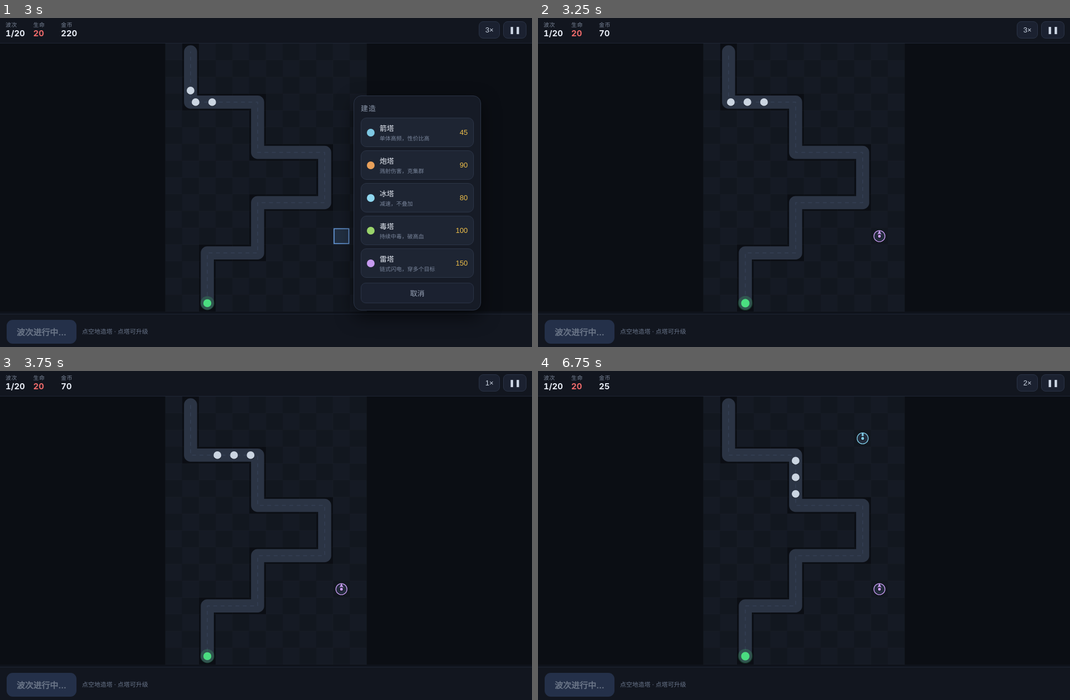
Above: before the commit, frames 1-4 (two rows, left to right).
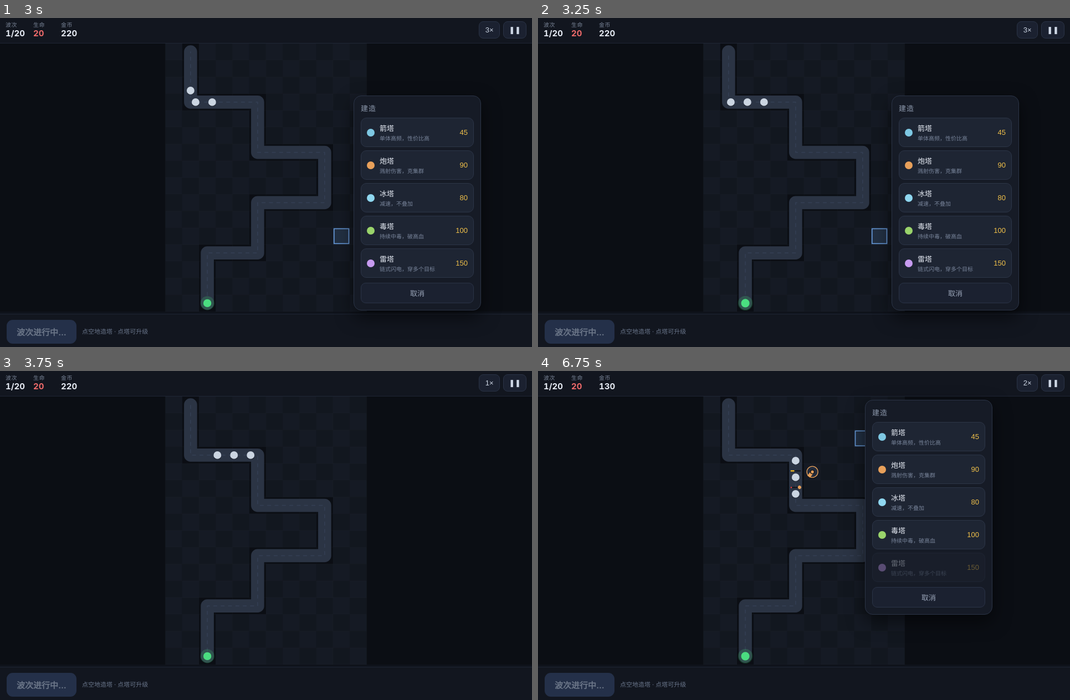
Above: after the commit, the same moments.

Repository: 874710672-collab/td-game
Game: browser game, page index.html
The game is run twice, just before and just after one commit, with the same random seed, the same clock (stepped at 60 frames per second) and the same inputs.
Inputs (mouse positions are in pixels of both pictures, inside the frame that each line leads up to):
- Up to frame 1 (3 s): click "开始第 1 波" at 0.27 s; click (266, 205) at 1.07 s; click "❚❚" at 1.27 s; click (159, 152) at 1.67 s; click "▶" at 1.77 s; click "1×" at 1.87 s; click (372, 136) at 2.27 s; click "2×" at 2.47 s; click (345, 231) at 2.87 s
- Up to frame 2 (3.25 s): click "雷塔 链式闪电，穿多个目标 150" at 3.07 s
- Up to frame 3 (3.75 s): click (133, 598) at 3.47 s; click "3×" at 3.67 s
- Up to frame 4 (6.75 s): click (804, 476) at 4.07 s; click (873, 568) at 4.27 s, where only the run after the commit has a clickable "雷塔 链式闪电，穿多个目标 150"; click (873, 469) at 4.52 s, where only the run after the commit has a clickable "炮塔 溅射伤害，克集群 90"; click (963, 545) at 4.67 s; click "❚❚" at 4.87 s; click (644, 532) at 5.27 s; click "1×" at 5.47 s; click (750, 627) at 5.87 s; click "▶" at 6.07 s; click (857, 436) at 6.47 s; click "箭塔 单体高频，性价比高 45" at 6.67 s

Frame 1 is identical in both runs. In frame 2, 11% of the frame differs, in the area x 11-91%, y 3-89%; in frame 3, less than 0.1%; in frame 4, 7.6%.

Commit message:
update game.js

Diff:
--- a/game.js
+++ b/game.js
@@ -769,6 +769,7 @@
 
 function showBuildMenu(px, py, cell) {
   G.buildAt = { cell, px, py };
+  G.buildMenuAt = performance.now();
   const box = $('bmTowers');
   box.innerHTML = '';
   for (const k of TOWER_KEYS) {
@@ -780,6 +781,8 @@
       <span class="nm">${def.name}<span class="dsc">${def.desc}</span></span>
       <span class="cs">${def.cost}</span>`;
     b.onclick = () => {
+      // 防误触：菜单刚弹出的瞬间不接受选择
+      if (performance.now() - (G.buildMenuAt || 0) < 250) return;
       if (buildTower(k, cell.x, cell.y)) hidePanels();
     };
     box.appendChild(b);
@@ -788,6 +791,7 @@
   m.classList.remove('hidden');
   const stage = $('stage');
   const mw = 230, mh = m.offsetHeight || 260;
+  // 优先右上方，避开手指位置；放不下就翻到左侧
   let left = px + 14, top = py - mh / 2;
   if (left + mw > stage.clientWidth - 6) left = px - mw - 14;
   if (left < 6) left = 6;
@@ -844,6 +848,10 @@
 
 cv.addEventListener('pointerdown', ev => {
   if (G.over) return;
+  // 关键：阻止触摸后浏览器补发的合成 click。
+  // 否则菜单弹在手指下方时，那次 click 会直接点到塔选项上，
+  // 表现就是「点一下空地就直接建塔，跳过了选择」。
+  ev.preventDefault();
   const p = localPos(ev);
   const cell = toCell(p.x, p.y);
 
